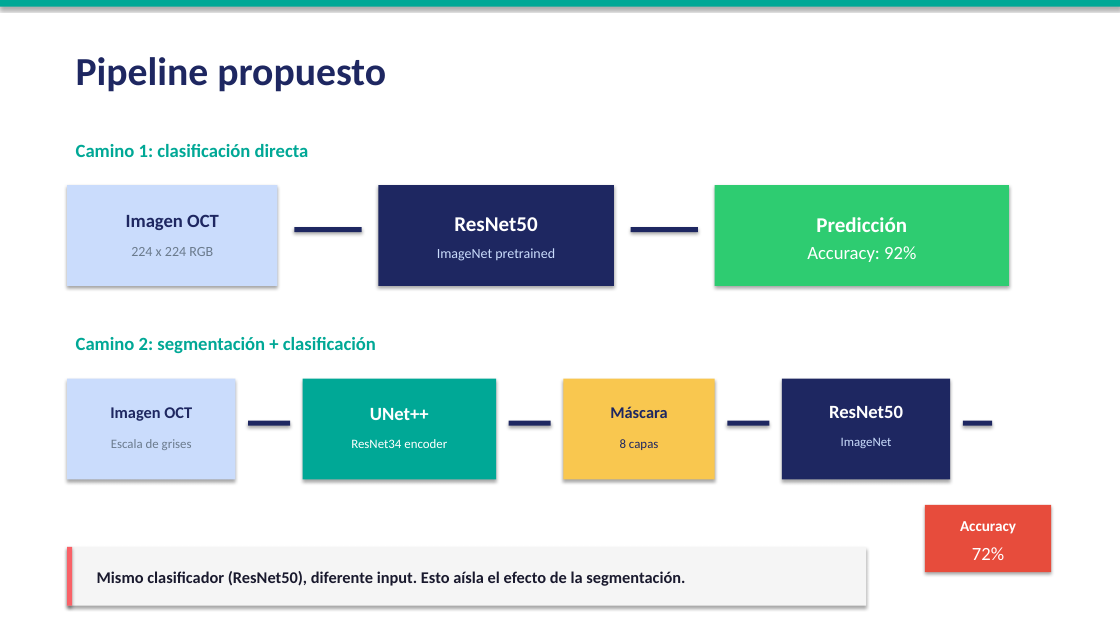
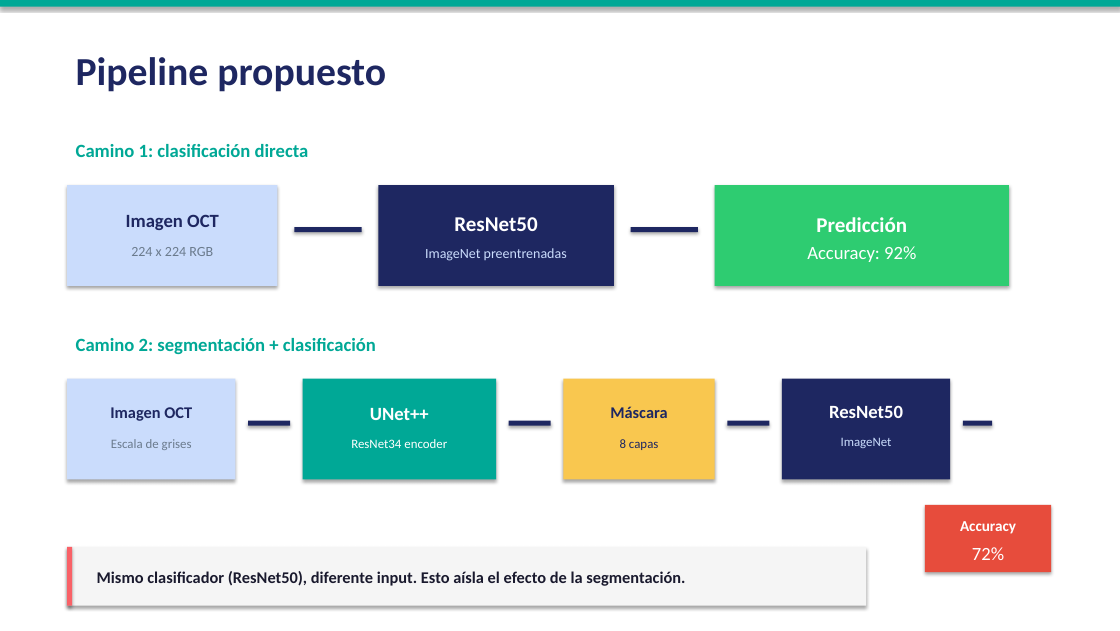
Before and after one commit to umagon/TP_vision_por_computadora_2, a slide deck: slide 5 of paper/presentacion_OCT.pptx. Drawn at 1120x631 pixels with LibreOffice and Linux fonts; fonts in the diff are those of the drawing. Boxes give left, top, right and bottom in pixels: in the first picture for what was removed or moved away, otherwise in the second. Text is boxed around its words. In the diff, an @@ line names an element or a change of style, - is before the commit and + after.

```diff
--- a/paper/presentacion_OCT.pptx
+++ b/paper/presentacion_OCT.pptx
@@ text at (x1=425, y1=248, x2=567, y2=261): text changed @@
-ImageNet pretrained
+ImageNet preentrenadas
```
Also in this commit, not shown: 5 other slides changed.
